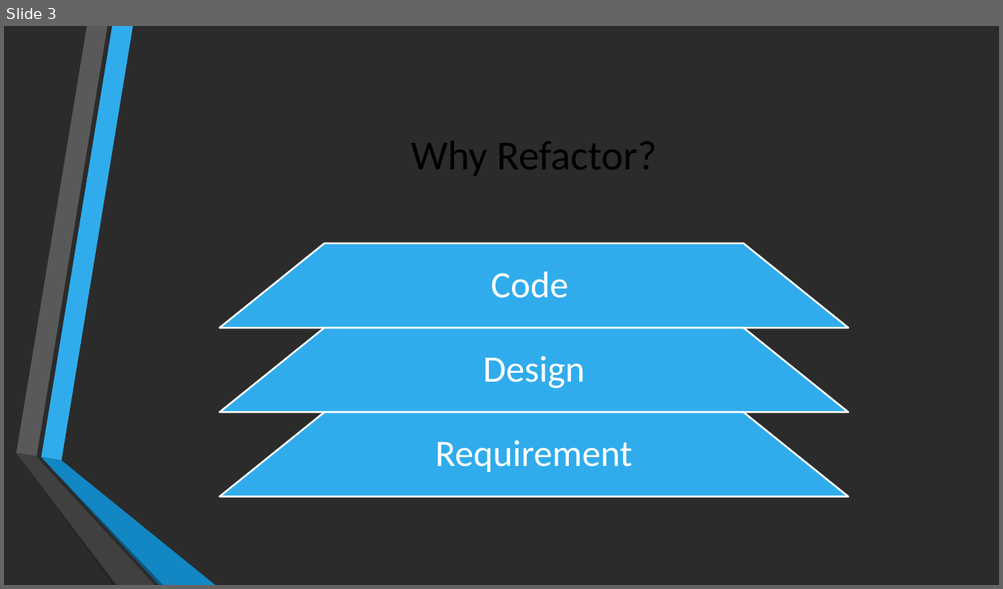
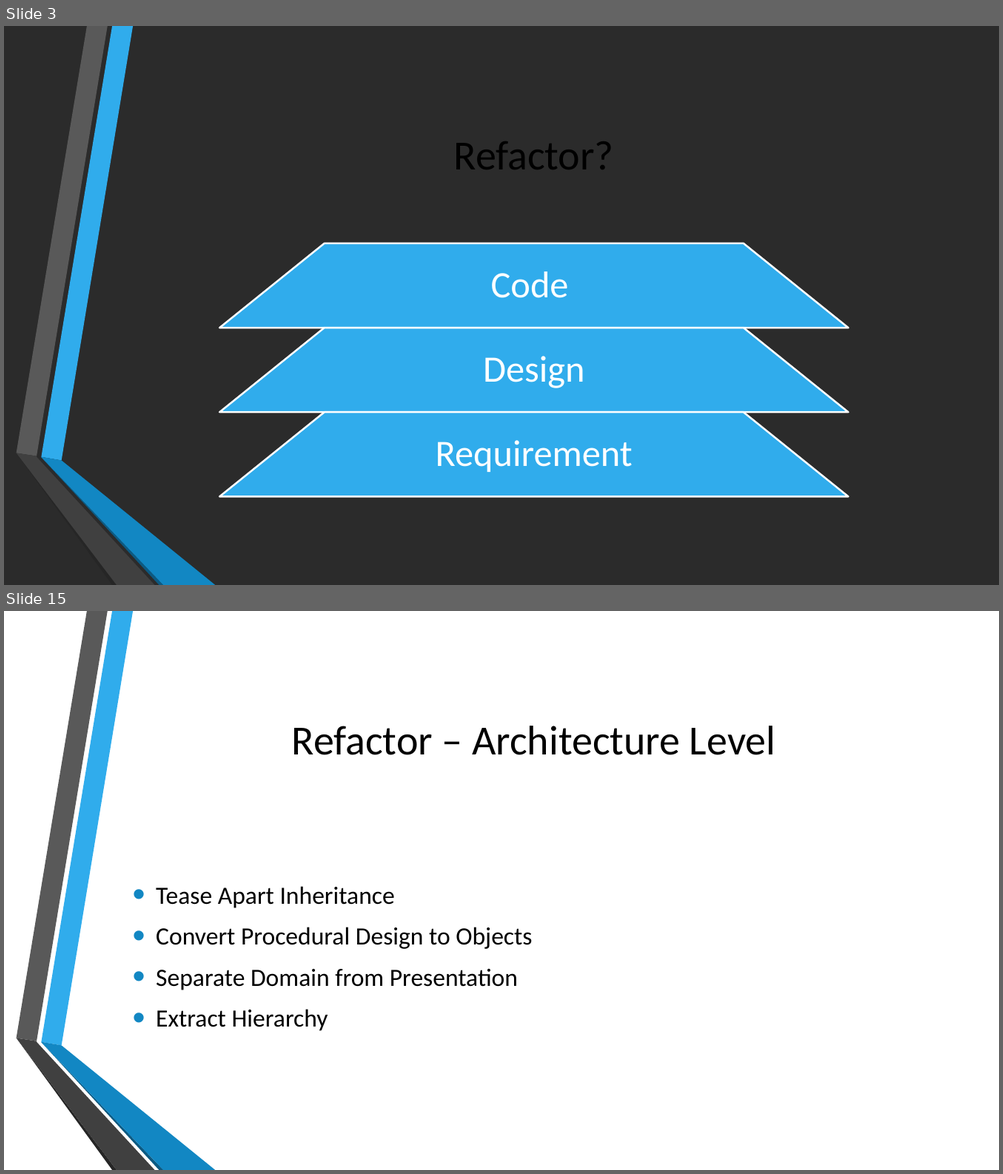
Before and after one commit to zhangyun/sharings, a slide deck: Refactoring - Java/Refactoring.pptx. Shown one above the other, each under a label of ours: slide 3 before the commit, slides 3 and 15 after it; the slides between them are not shown. The pictures are 1003x589 and 1003x1174 pixels, drawn with LibreOffice and Linux fonts; fonts in the diff are those of the drawing; background and template pictures are left out; a plain dark background stands for a picture behind light text. Boxes give left, top, right and bottom in pixels: in the first picture for what was removed or moved away, otherwise in the second. Text is boxed around its words. In the diff, an @@ line names an element or a change of style, - is before the commit and + after.

Commit message:
New version of refactoring - java

```diff
--- a/Refactoring - Java/Refactoring.pptx
+++ b/Refactoring - Java/Refactoring.pptx
@@ slide 15 added at bbox=[4, 611, 999, 1170], background picture (left out); not listed: 6 template elements that a slide beside it also shows @@
@@ title added at bbox=[292, 726, 775, 755], 40 pt, text #000000 @@
+Refactor – Architecture Level
@@ text added at bbox=[156, 886, 532, 1031], 24 pt, text #000000 @@
+• Tease Apart Inheritance
+• Convert Procedural Design to Objects
+• Separate Domain from Presentation
+• Extract Hierarchy
@@ slide 3 changed as well @@
@@ title at bbox=[454, 141, 614, 170]: text changed @@
-Why Refactor?
+Refactor?
```
Also in this commit, not shown: 11 other slides added, 2 slides removed.
